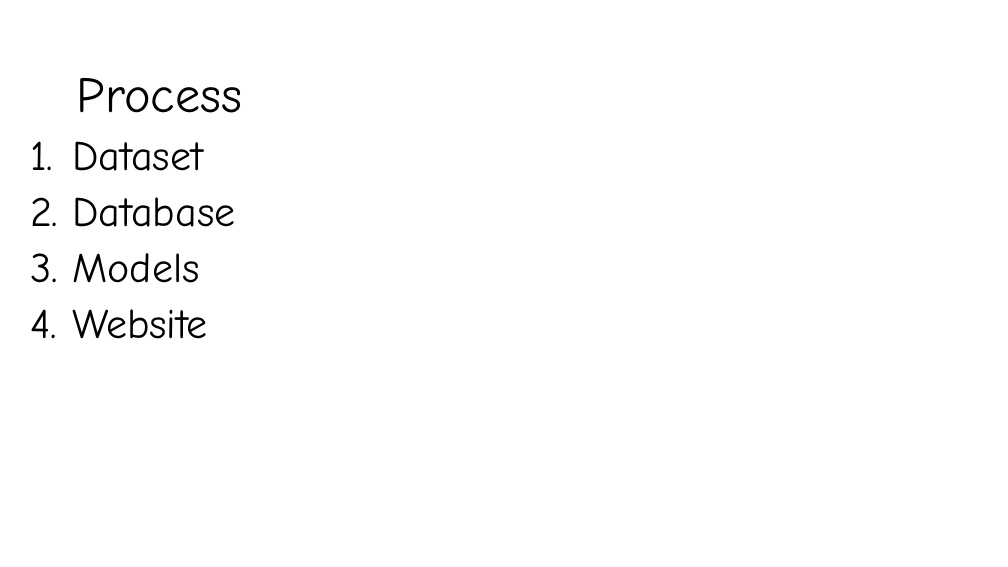
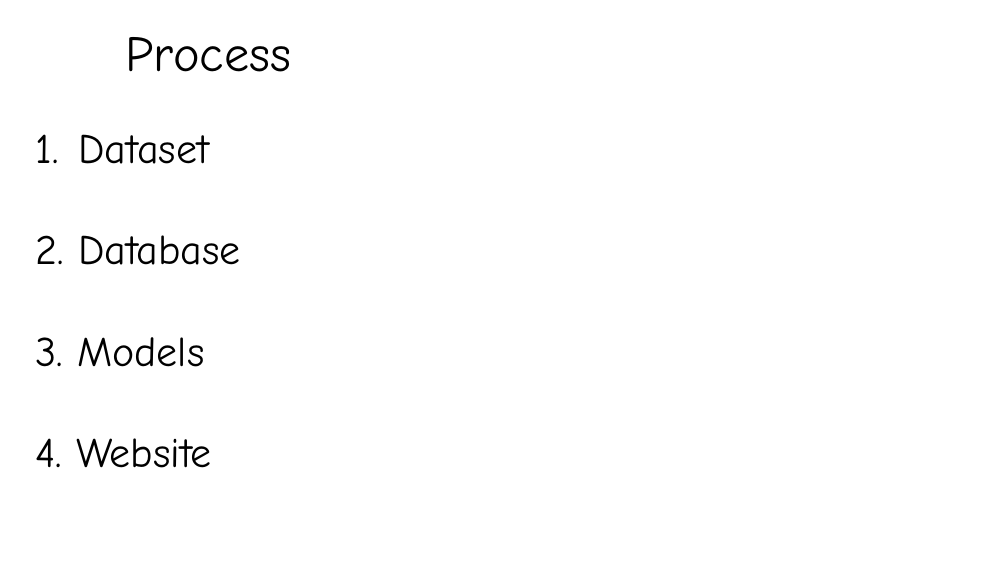
Before and after one commit to JordanWhite21/TheBluePowerShells, a slide deck: slide 5 of Final Project_MarioKart.pptx. Drawn at 1008x567 pixels with LibreOffice and Linux fonts; fonts in the diff are those of the drawing; background and template pictures are left out. Boxes give left, top, right and bottom in pixels: in the first picture for what was removed or moved away, otherwise in the second. Text is boxed around its words. In the diff, an @@ line names an element or a change of style, - is before the commit and + after.

Commit message:
added data model csv, updated ppt, and confusion matrix code

```diff
--- a/Final Project_MarioKart.pptx
+++ b/Final Project_MarioKart.pptx
@@ title "Process": place and size @@
-title "Process" at box(77, 78, 243, 113)
+title "Process" at box(126, 37, 292, 72)
@@ text at box(78, 134, 209, 164): line spacing 0.9 to 0.8 @@
@@ text at box(36, 235, 241, 468): text changed @@
-2. Database
-3. Models
-4. Website
+2. Database
+3. Models
+4. Website
```
Also in this commit, not shown: 1 other slide changed, 10 slides added, 5 slides removed, 2 other files.
